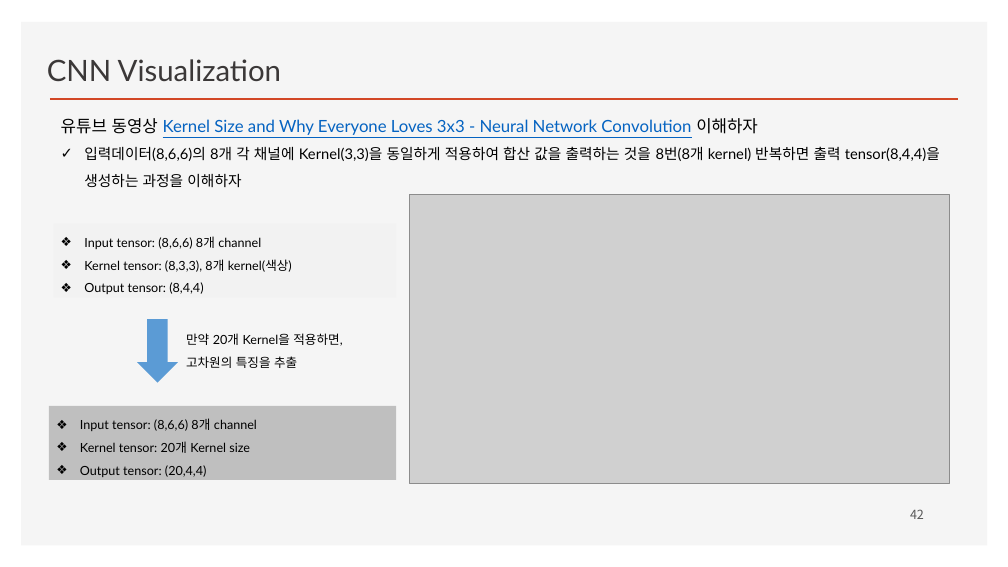
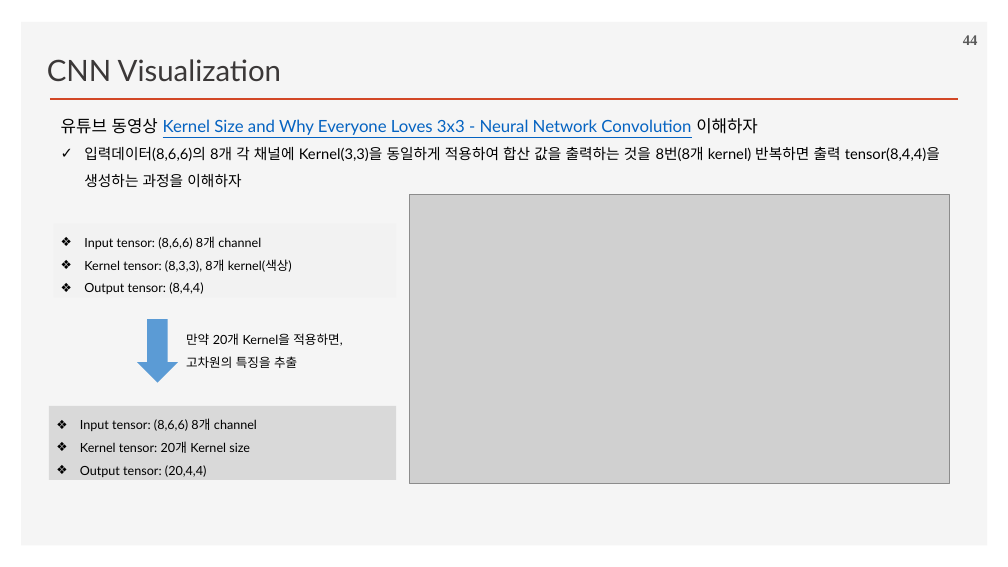
Before and after one commit to ancestor9/2026_Fall_Deep-Learning-with-Python, a slide deck: slide 44 of Chapter 08 Image Classification.pptx (slide 42 before the commit). Drawn at 1008x567 pixels with LibreOffice and Linux fonts; fonts in the diff are those of the drawing; grey boxes stand for pictures; background and template pictures are left out. Boxes give left, top, right and bottom in pixels: in the first picture for what was removed or moved away, otherwise in the second. Text is boxed around its words. In the diff, an @@ line names an element or a change of style, - is before the commit and + after.

```diff
--- a/Chapter 08 Image Classification.pptx
+++ b/Chapter 08 Image Classification.pptx
@@ page number added at [963, 35, 978, 45], 14 pt, text #595959, bold @@
+44
@@ rectangle "Input tensor: (8,6,6) 8개 channel" at [49, 406, 396, 480]: fill #BFBFBF to #D9D9D9 @@
@@ page number removed at [910, 509, 924, 519] @@
-42
```
Also in this commit, not shown: 33 other slides changed, 5 slides added, 4 slides removed.
